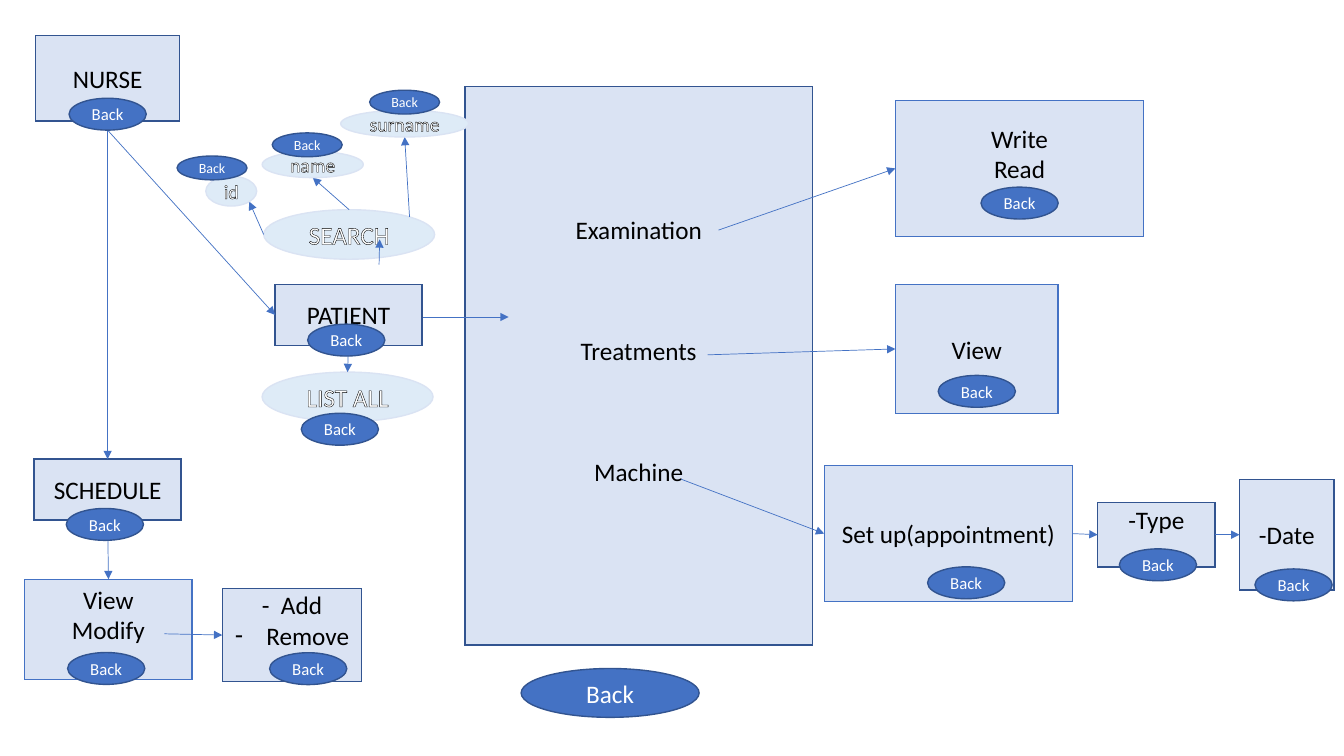
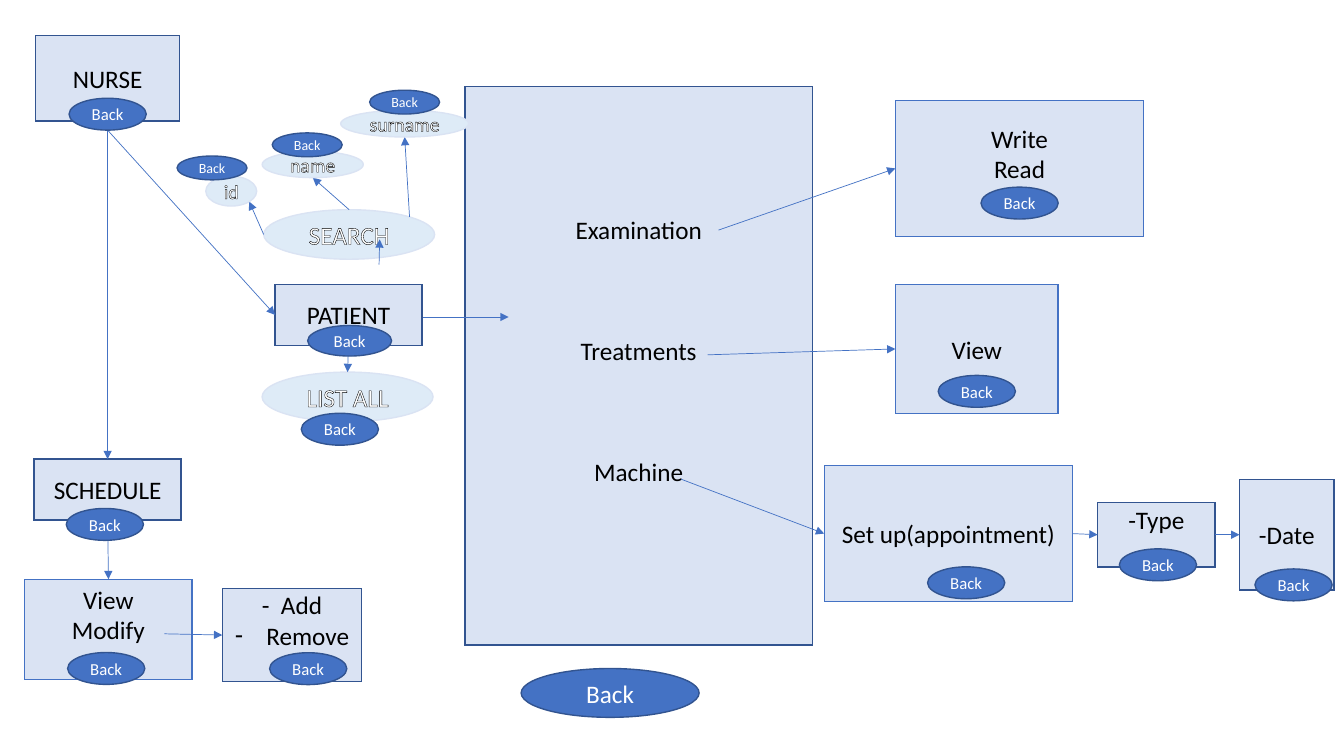
Before and after one commit to ndominguezperez/Group4, a slide deck: slide 2 of Docs/UI.pptx. Drawn at 1344x756 pixels with LibreOffice and Linux fonts; fonts in the diff are those of the drawing. Boxes give left, top, right and bottom in pixels: in the first picture for what was removed or moved away, otherwise in the second. Text is boxed around its words. In the diff, an @@ line names an element or a change of style, - is before the commit and + after.

```diff
--- a/Docs/UI.pptx
+++ b/Docs/UI.pptx
@@ ellipse "Back": place and size @@
-ellipse "Back" at (308, 325, 385, 357)
+ellipse "Back" at (308, 326, 391, 356)
```
Also in this commit, not shown: 14 other files.
